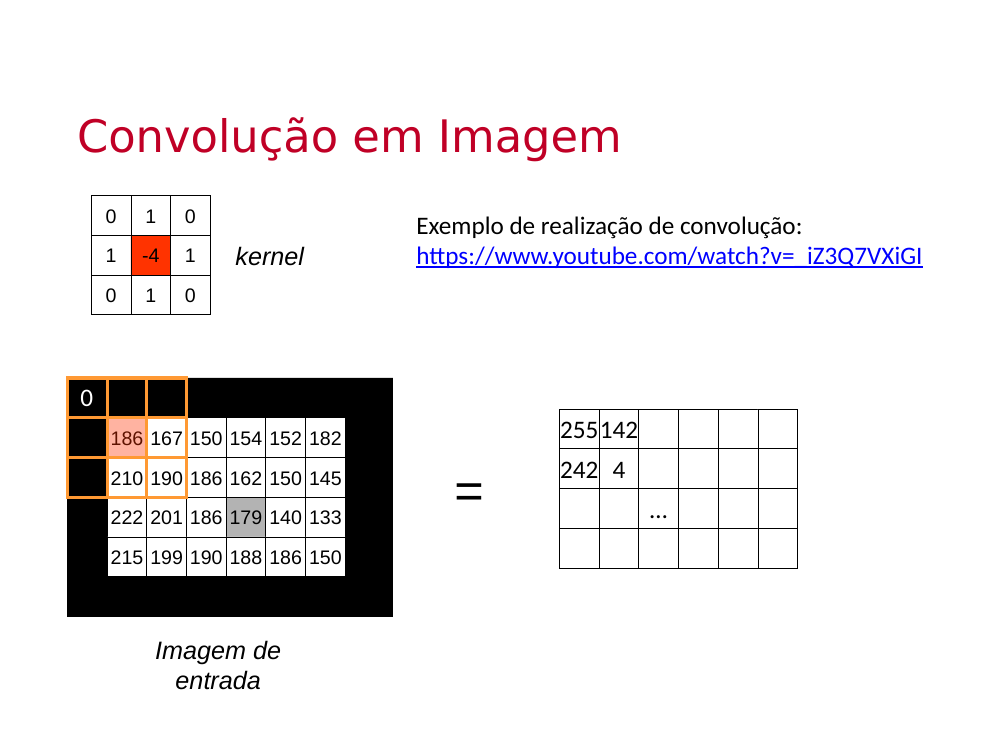
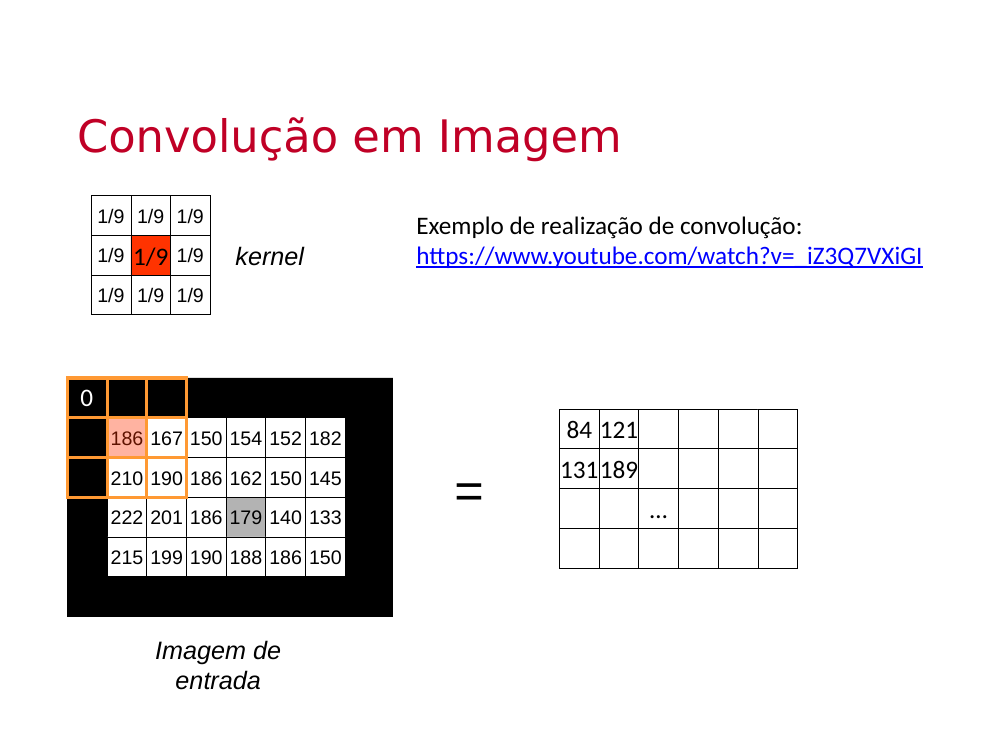
Before and after one commit to Insper/robotica-computacional, a slide deck: slide 8 of docs/modulos/05-visao-p2/slides.pptx. Drawn at 1008x756 pixels with LibreOffice and Linux fonts; fonts in the diff are those of the drawing; background and template pictures are left out. Boxes give left, top, right and bottom in pixels: in the first picture for what was removed or moved away, otherwise in the second. Text is boxed around its words. In the diff, an @@ line names an element or a change of style, - is before the commit and + after.

Commit message:
slides

```diff
--- a/docs/modulos/05-visao-p2/slides.pptx
+++ b/docs/modulos/05-visao-p2/slides.pptx
@@ text in freeform shape at <box>97,208,124,224</box>: text changed @@
-0
+1/9
@@ text in freeform shape at <box>137,208,164,224</box>: text changed @@
-1
+1/9
@@ text in freeform shape at <box>177,208,204,224</box>: text changed @@
-0
+1/9
@@ text in freeform shape at <box>97,247,124,263</box>: text changed @@
-1
+1/9
@@ text in freeform shape at <box>133,247,168,266</box>: text changed; size 14 to 18 pt; font Arial to Calibri @@
--4
+1/9
@@ text in freeform shape at <box>177,247,204,263</box>: text changed @@
-1
+1/9
@@ text in freeform shape at <box>97,287,124,303</box>: text changed @@
-0
+1/9
@@ text in freeform shape at <box>137,287,164,303</box>: text changed @@
-1
+1/9
@@ text in freeform shape at <box>177,287,204,303</box>: text changed @@
-0
+1/9
@@ text in freeform shape at <box>567,420,593,438</box>: text changed @@
-255
+84
@@ text in freeform shape at <box>600,421,638,438</box>: text changed @@
-142
+121
@@ text in freeform shape at <box>560,461,598,478</box>: text changed @@
-242
+131
@@ text in freeform shape at <box>613,461,626,478</box>: text changed @@
-4
+189
```
Also in this commit, not shown: 2 slides added, 1 other file.
